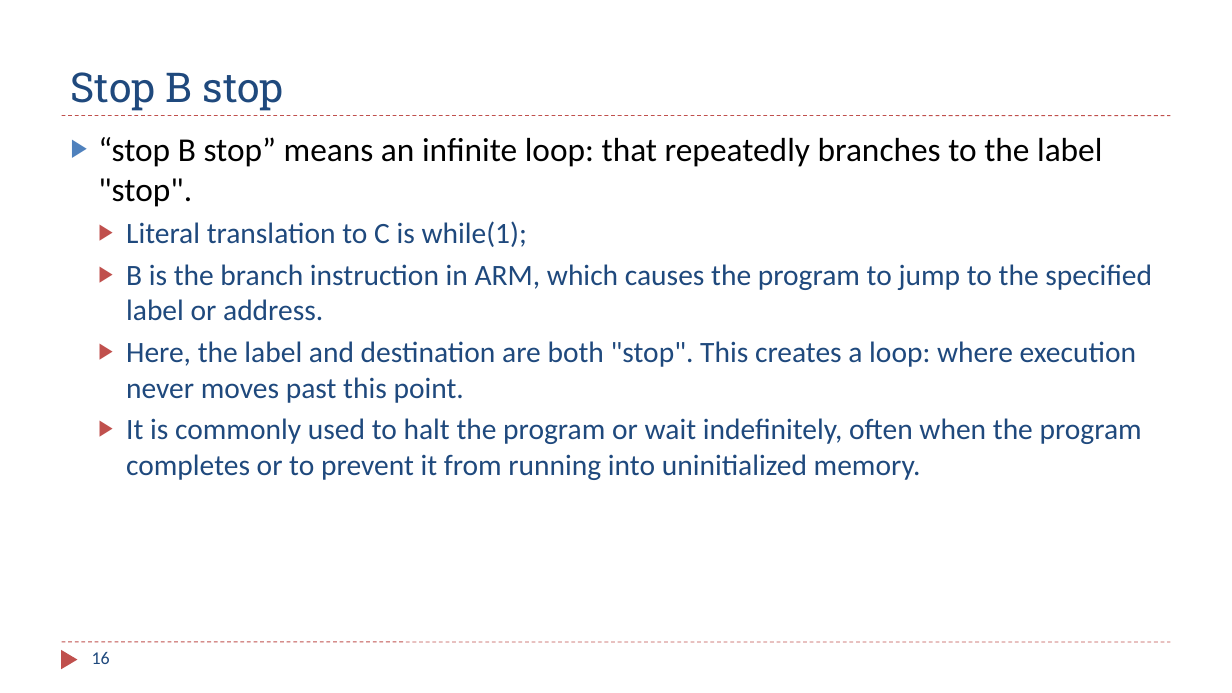
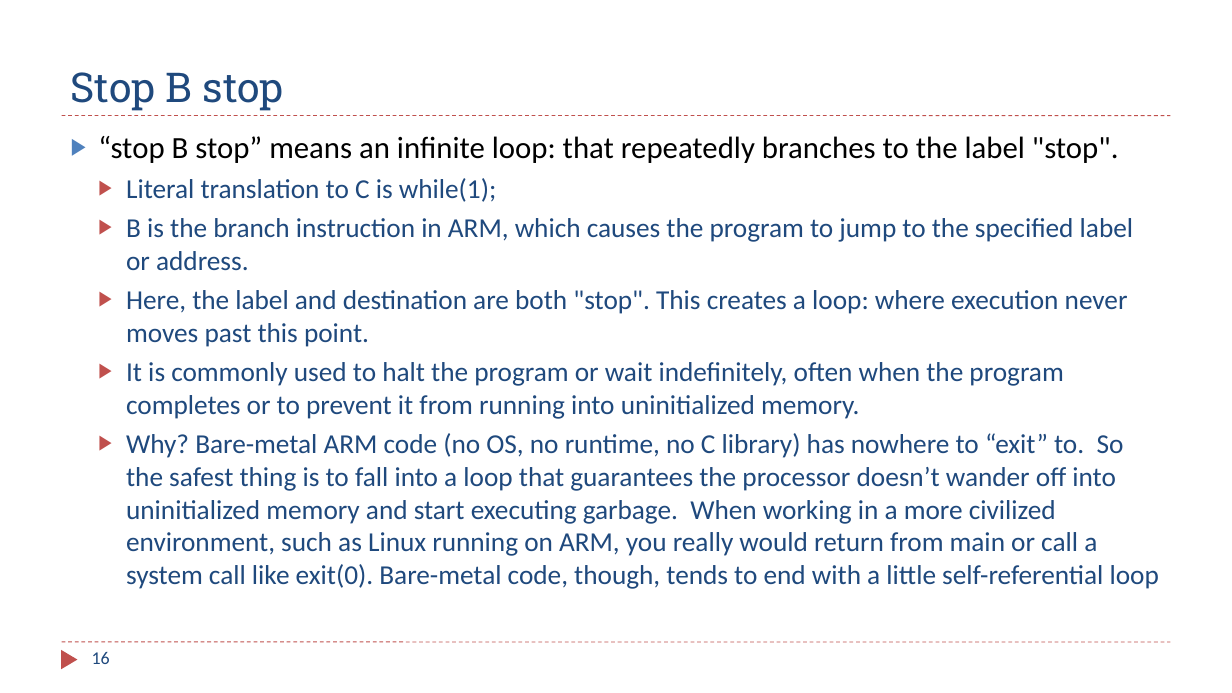
Before and after one commit to guhofstra/CSC111Fa25, a slide deck: slide 16 of PPTs/Ch7_Structured_Programming.pptx. Drawn at 1232x693 pixels with LibreOffice and Linux fonts; fonts in the diff are those of the drawing. Boxes give left, top, right and bottom in pixels: in the first picture for what was removed or moved away, otherwise in the second. Text is boxed around its words. In the diff, an @@ line names an element or a change of style, - is before the commit and + after.

```diff
--- a/PPTs/Ch7_Structured_Programming.pptx
+++ b/PPTs/Ch7_Structured_Programming.pptx
@@ text at bbox=[98, 136, 1133, 419]: size 26 to 24.1 pt in "“stop B stop” means an infinite loop: ..."; size 23 to 21.3 pt in "Literal translation to C is while(1);", "B is the branch instruction in ARM, ...", "Here, the label and destination are both ...", "It is commonly used to halt the ..." @@
@@ text at bbox=[126, 433, 1159, 589]: paragraph added @@
+  ▶ Why? Bare-metal ARM code (no OS, no runtime, no C library) has nowhere to “exit” to. So the safest thing is to fall into a loop that guarantees the processor doesn’t wander off into uninitialized memory and start executing garbage. When working in a more civilized environment, such as Linux running on ARM, you really would return from main or call a system call like exit(0). Bare-metal code, though, tends to end with a little self-referential loop
```
Also in this commit, not shown: 3 other slides changed, 3 other files.
